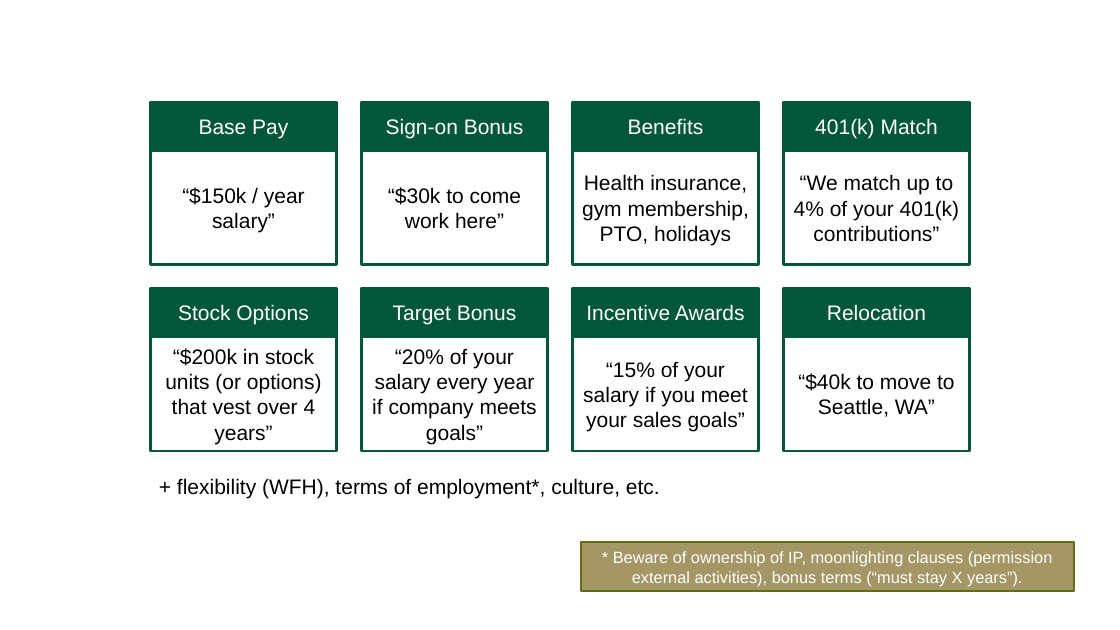
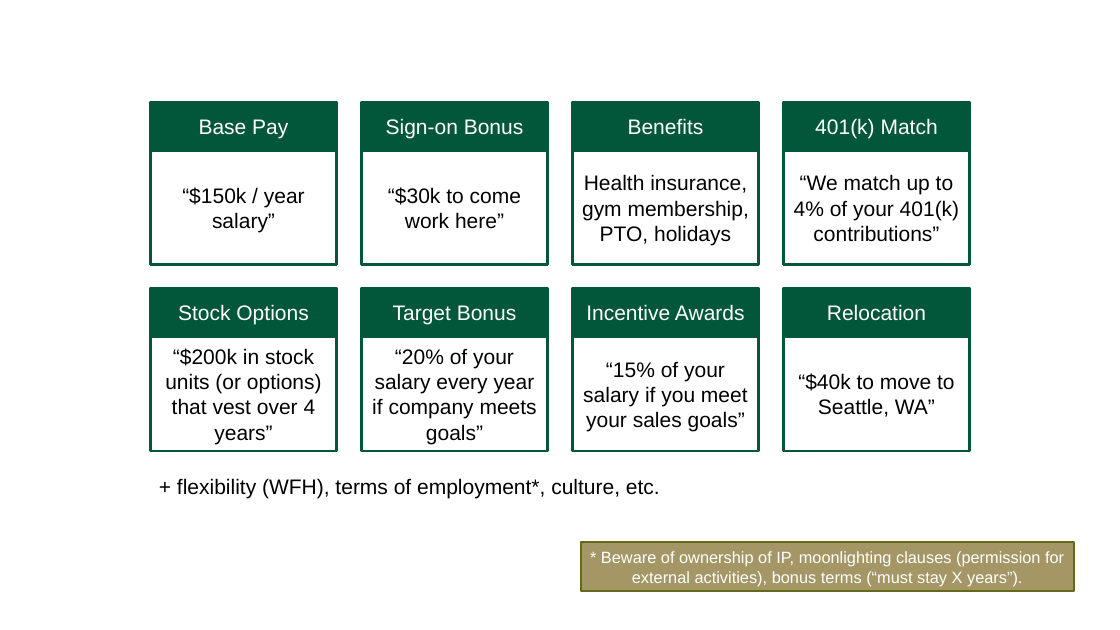
Before and after one commit to colbyford/DSBA6190-CloudComputing, a slide deck: slide 2 of 0 - Resources/JobTips.pptx. Drawn at 1120x630 pixels with LibreOffice and Linux fonts; fonts in the diff are those of the drawing; background and template pictures are left out. Boxes give left, top, right and bottom in pixels: in the first picture for what was removed or moved away, otherwise in the second. Text is boxed around its words. In the diff, an @@ line names an element or a change of style, - is before the commit and + after.

```diff
--- a/0 - Resources/JobTips.pptx
+++ b/0 - Resources/JobTips.pptx
@@ text in rectangle at box(601, 551, 1064, 586): text changed @@
-* Beware of ownership of IP, moonlighting clauses (permission external activities), bonus terms (“must stay X years”).
+* Beware of ownership of IP, moonlighting clauses (permission for external activities), bonus terms (“must stay X years”).
```
Also in this commit, not shown: 1 other slide changed.
